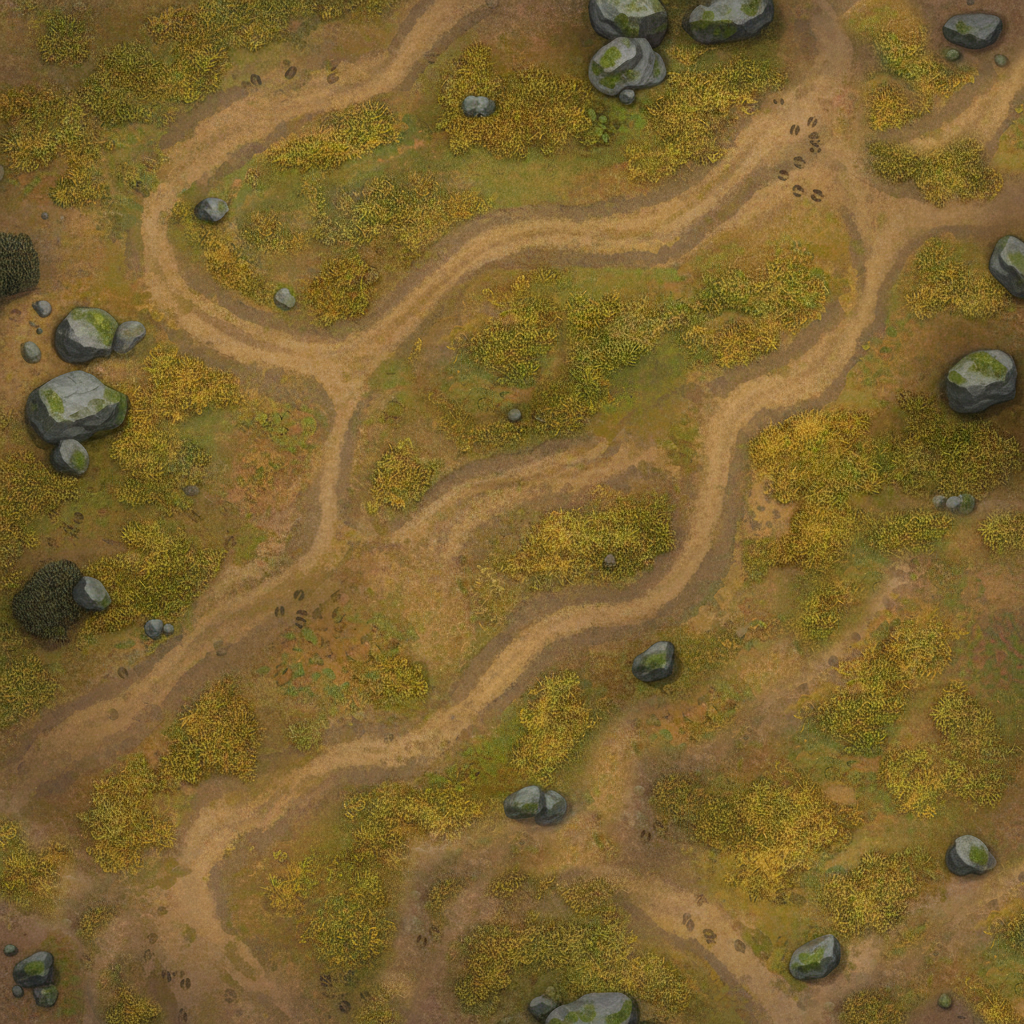
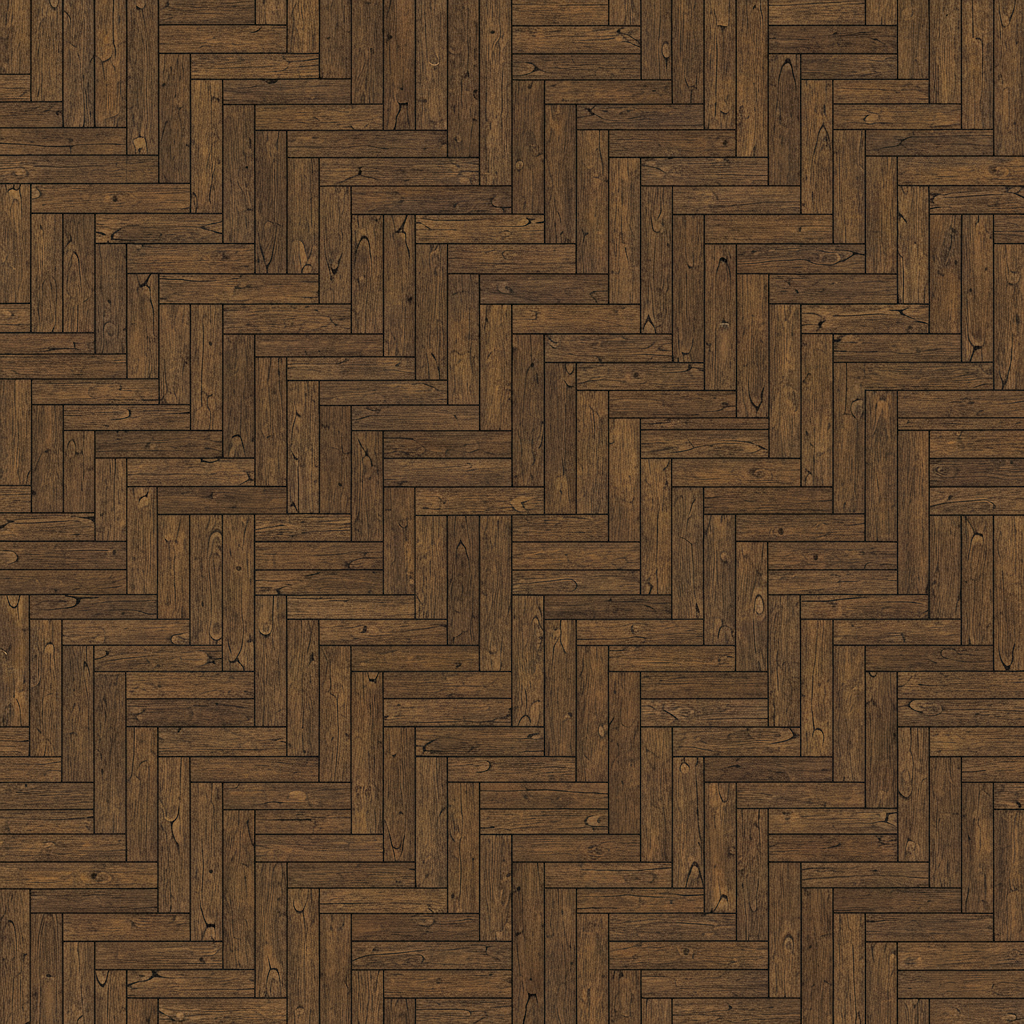
Layer changes from the first w=1024, h=1024 image to the second:
added group "BackgroundTerrain3" with 1 layers above "BackgroundTerrain2" over [0,0,1024,1024]
added layer "Livello 9" in group "BackgroundTerrain3" over [0,0,1024,1024]
added group "BackgroundTerrain2" with 1 layers above "BackgroundTerrain1" over [0,0,1024,1024]
added layer "Livello 7" in group "BackgroundTerrain2" over [0,0,1024,1024]
moved "Livello 2" into group "BackgroundTerrain1" over [0,0,1024,1024]
moved "Livello 6" into group "BackgroundTerrain1" over [0,0,1024,1024]